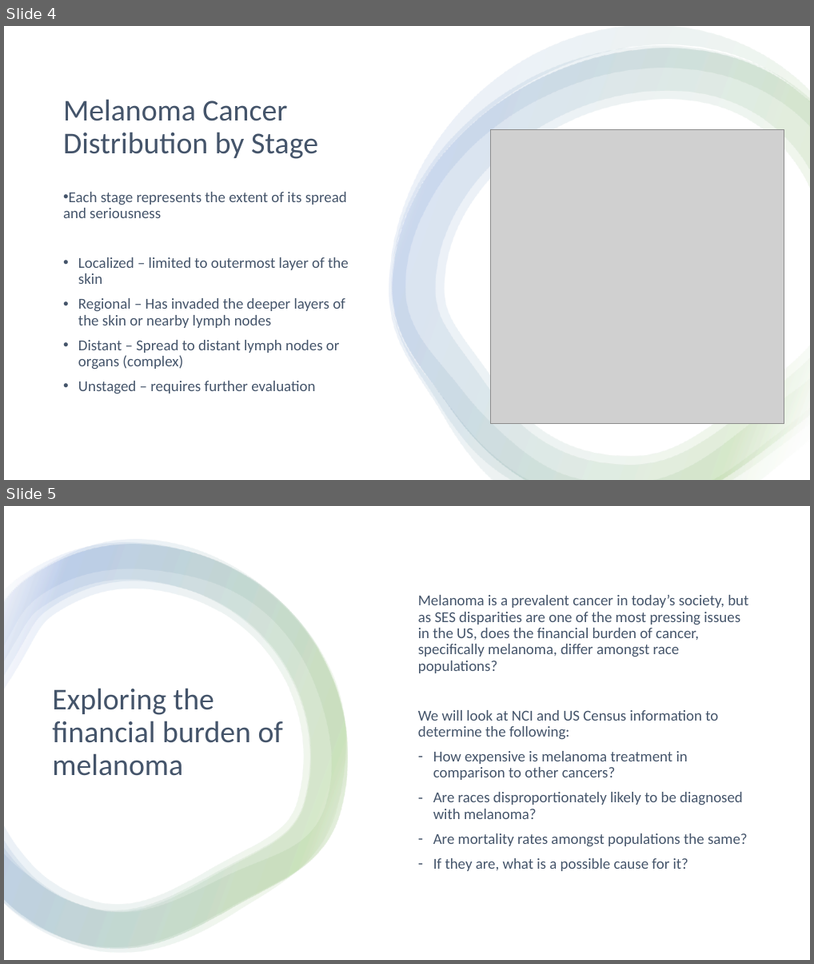
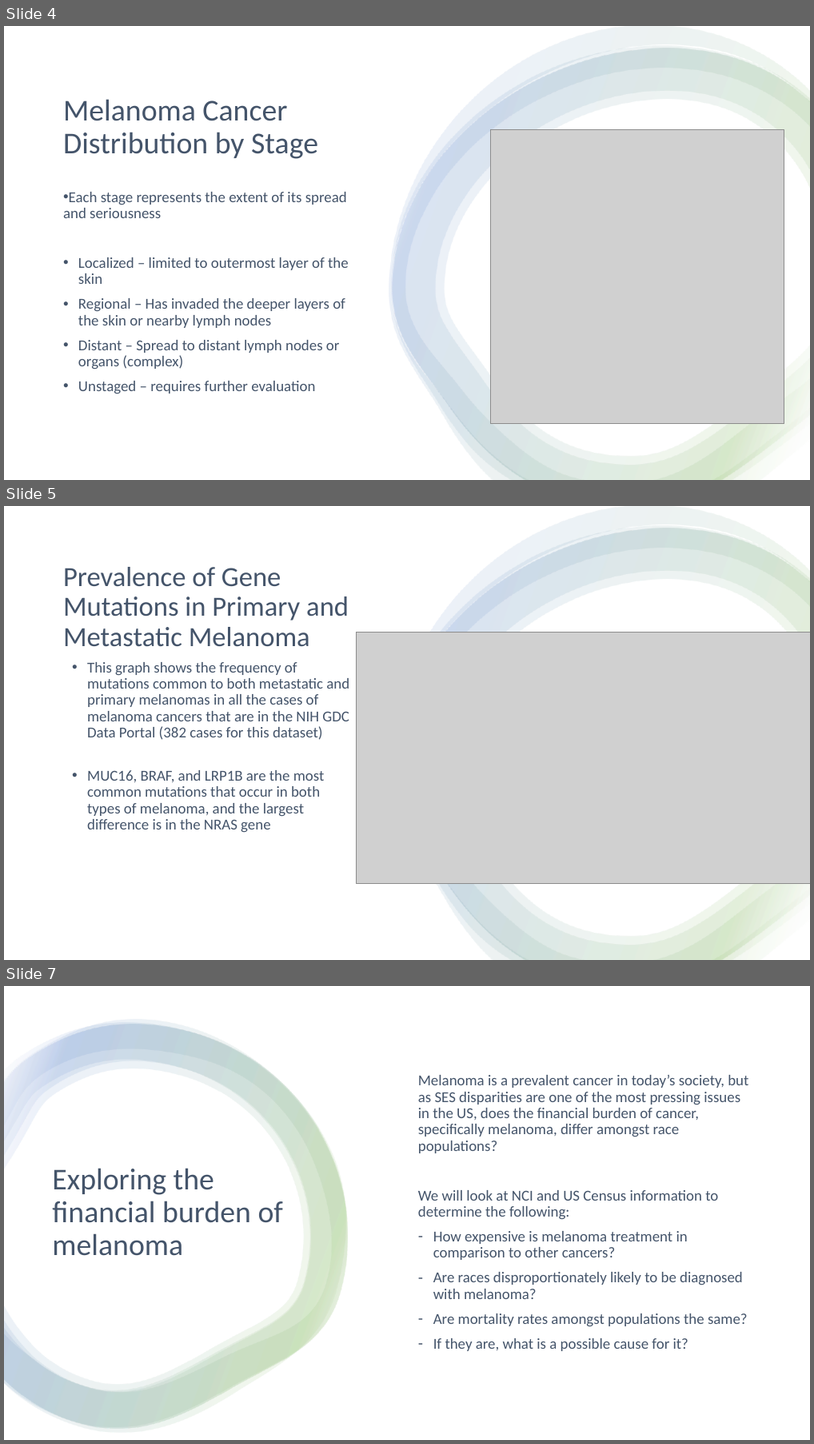
Before and after one commit to ishasaldhi/Project-1, a slide deck: Project 1 .4.pptx. Shown one above the other, each under a label of ours: slides 4 and 5 before the commit, slides 4, 5 and 7 after it; the slides between them are not shown. The pictures are 814x964 and 814x1444 pixels, drawn with LibreOffice and Linux fonts; fonts in the diff are those of the drawing; grey boxes stand for pictures. Boxes give left, top, right and bottom in pixels: in the first picture for what was removed or moved away, otherwise in the second. Text is boxed around its words. In the diff, an @@ line names an element or a change of style, - is before the commit and + after.

```diff
--- a/Project 1 .4.pptx
+++ b/Project 1 .4.pptx
@@ slide 5 added at (x1=4, y1=506, x2=810, y2=960), background #FFFFFF @@
@@ rectangle added at (x1=4, y1=506, x2=810, y2=960), fill #FFFFFF @@
@@ group added at (x1=389, y1=506, x2=810, y2=960): 4 freeform shapes @@
@@ text added at (x1=63, y1=567, x2=349, y2=647), 33 pt, text #44546A @@
+Prevalence of Gene Mutations in Primary and Metastatic Melanoma
@@ picture added at (x1=356, y1=632, x2=810, y2=884) @@
@@ text added at (x1=87, y1=662, x2=350, y2=832), 18 pt, text #44546A @@
+• This graph shows the frequency of mutations common to both metastatic and primary melanomas in all the cases of melanoma cancers that are in the NIH GDC Data Portal (382 cases for this dataset)
+• MUC16, BRAF, and LRP1B are the most common mutations that occur in both types of melanoma, and the largest difference is in the NRAS gene
@@ what was slide 5 is now slide 7 @@
```
Also in this commit, not shown: 1 other slide added, 3 other files.
